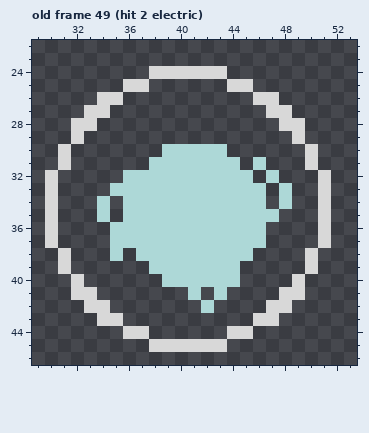
Edited in one commit: pixel-art file (Assets/DARK Series Mega Pack 1/DARK - FX & Skill Icons/Aseprtie Files/FX Pack.aseprite). Above, as it was before the edit.
82x65 pixels, 124 frames. Shown: old frame 49 (hit 2 electric): x 29..53, y 22..46.
Now the later version:
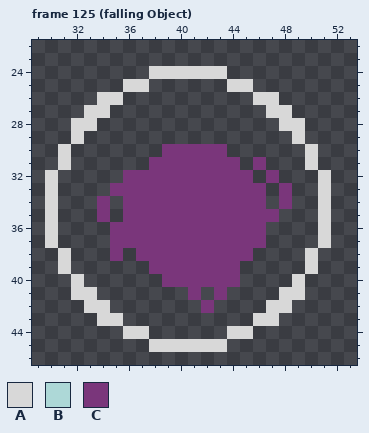
Palette (. is transparent): A #d8d8d8  B #add8d7  C #7a367b
A new or re-ordered frame is compared with the old frame closest to it.
The exact change:
frames 124 -> 125
--- frame 125 (falling Object) is new; against old frame 49 (hit 2 electric), layer "ELectric"
@@ x 29..53 @@
 29 ...A................A....
-30 ..A.......BBBBB......A...
-31 ..A......BBBBBBB.B...A...
-32 .A.....BBBBBBBBBB.B...A..
-33 .A....BBBBBBBBBBBB.B..A..
-34 .A...B.BBBBBBBBBBB.B..A..
-35 .A...B.BBBBBBBBBBBB...A..
-36 .A....BBBBBBBBBBBB....A..
-37 .A....BBBBBBBBBBBB....A..
-38 ..A...B.BBBBBBBBB....A...
-39 ..A......BBBBBBB.....A...
-40 ...A......BBBBBB....A....
-41 ...AA.......B.B....AA....
-42 ....AA.......B....AA.....
+30 ..A.......CCCCC......A...
+31 ..A......CCCCCCC.C...A...
+32 .A.....CCCCCCCCCC.C...A..
+33 .A....CCCCCCCCCCCC.C..A..
+34 .A...C.CCCCCCCCCCC.C..A..
+35 .A...C.CCCCCCCCCCCC...A..
+36 .A....CCCCCCCCCCCC....A..
+37 .A....CCCCCCCCCCCC....A..
+38 ..A...C.CCCCCCCCC....A...
+39 ..A......CCCCCCC.....A...
+40 ...A......CCCCCC....A....
+41 ...AA.......C.C....AA....
+42 ....AA.......C....AA.....
 43 .....AA..........AA......
Boxes around the changes in both pictures, in picture pixels (x1, y1, x2, y2):
changed: (97, 144, 292, 313)
